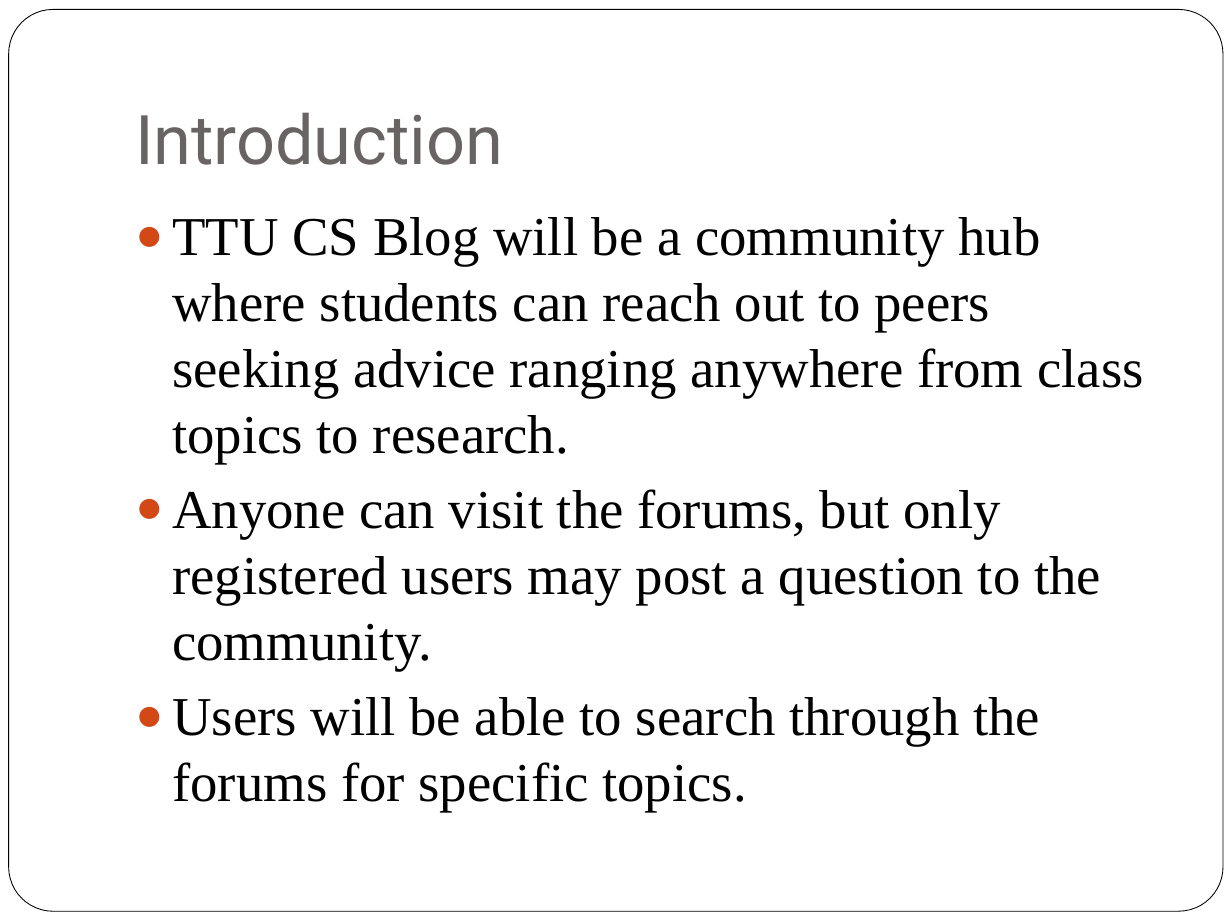
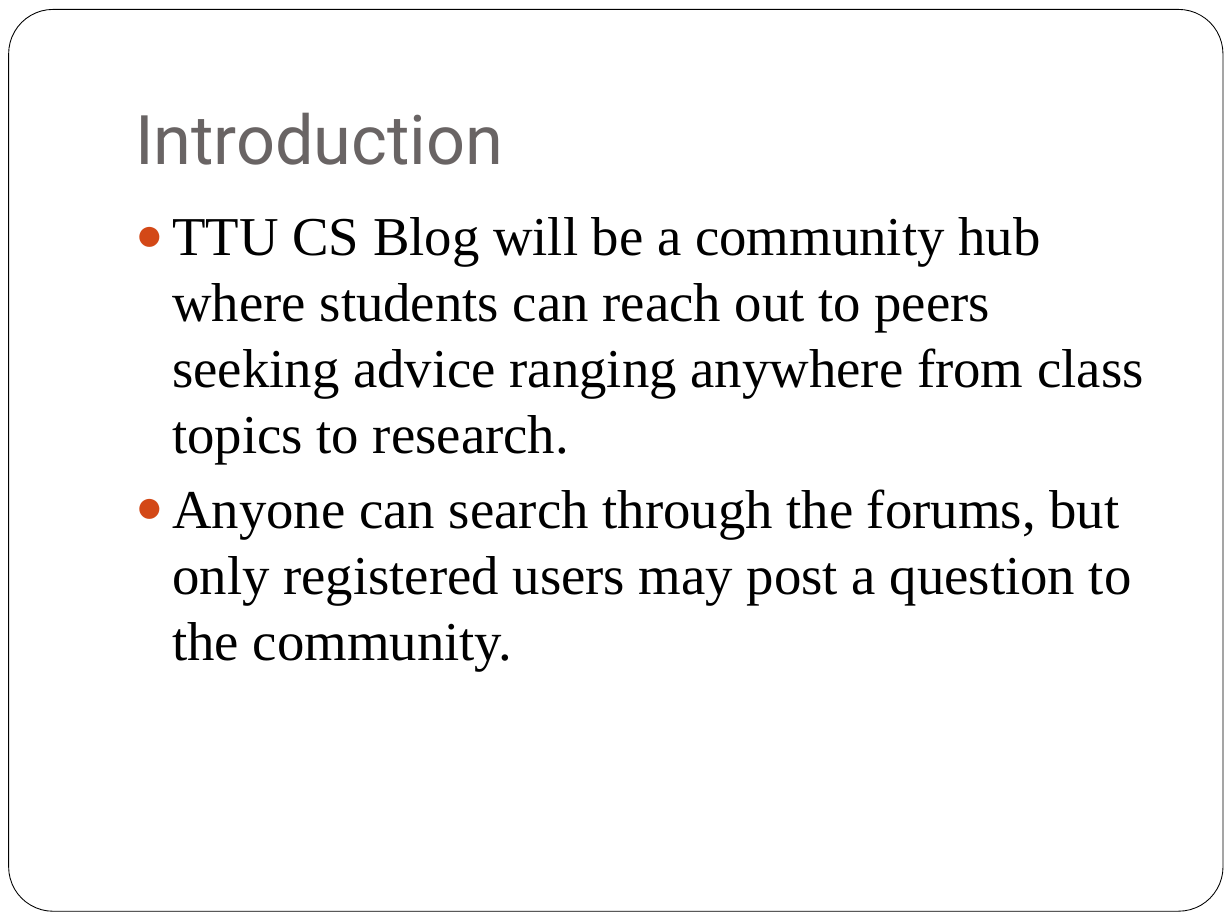
Before and after one commit to patrickbraud/CapstoneProject, a slide deck: slide 2 of Proposal/TTU CS Blog Requirements.pptx. Drawn at 1232x924 pixels with LibreOffice and Linux fonts; fonts in the diff are those of the drawing. Boxes give left, top, right and bottom in pixels: in the first picture for what was removed or moved away, otherwise in the second. Text is boxed around its words. In the diff, an @@ line names an element or a change of style, - is before the commit and + after.

```diff
--- a/Proposal/TTU CS Blog Requirements.pptx
+++ b/Proposal/TTU CS Blog Requirements.pptx
@@ text at <box>172,489,1132,670</box>: text changed @@
-● Anyone can visit the forums, but only registered users may post a question to the community.
-● Users will be able to search through the forums for specific topics.
+● Anyone can search through the forums, but only registered users may post a question to the community.
```
Also in this commit, not shown: 8 other slides changed, 1 slide added, 1 other file.
